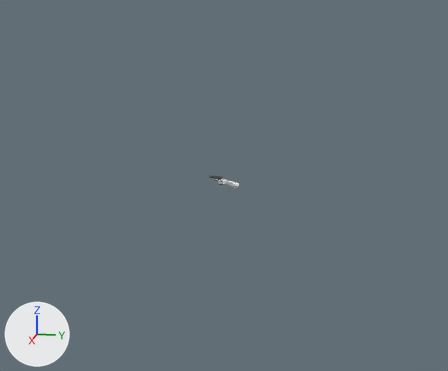
The glTF model gun0.glb as it was, and as the next commit left it.
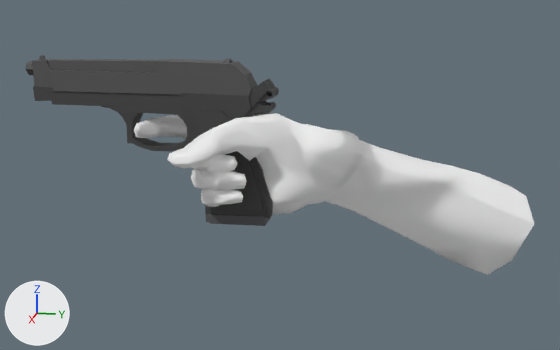
Each version appears first whole from a 50 mm lens placed at (1.778, 0.363, 0.433), pointed at (0.438, 0.094, 0.098), and next in a close-up from a 50 mm lens placed at (0.123, 0.029, 0.029), pointed at (-0.01, 0.003, -0.004). Every picture has the same lights, and +X, +Y and +Z are marked at lower left. Where no turn or scale is listed for an object, it has been applied to the vertices.
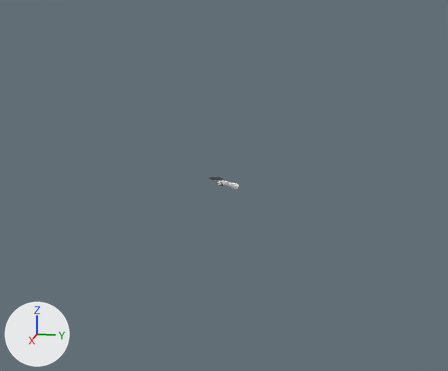
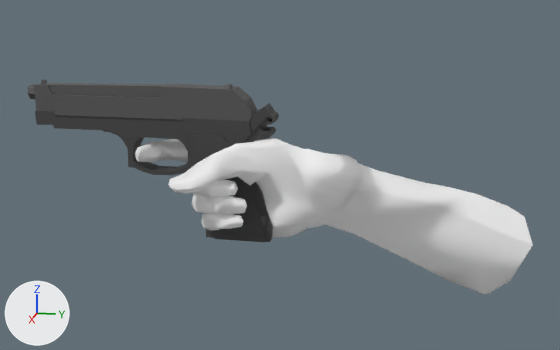
What differs and where, as boxes (x1, y1, x2, y2) in the close-ups (560 x 350 px):
'SMDImport.001', moved
    before: (325, 140, 534, 275)
    after: (324, 163, 533, 294)
'SMDImport.002', moved
    before: (134, 113, 363, 214)
    after: (135, 138, 363, 238)
'Cube.004', moved
    before: (33, 78, 279, 218)
    after: (35, 103, 279, 242)
'Cube.001', moved
    before: (26, 55, 257, 96)
    after: (27, 80, 258, 121)

Patch to the scene script:
```diff
--- a/gun0.glb.py
+++ b/gun0.glb.py
@@ ob_smdimport_001 @@
 ob_smdimport_001 = bpy.data.objects.new('SMDImport.001', me_smdimport_003)
-ob_smdimport_001.location = (0.0211, 0.0404, 0.0365)
+ob_smdimport_001.location = (0.0211, 0.0404, 0.0324)
 ob_smdimport_001.rotation_euler = (-3.142, 0.0, 1.571)  # degrees (-180, 0, 90)
@@ ob_smdimport_002 @@
 ob_smdimport_002 = bpy.data.objects.new('SMDImport.002', me_smdimport_005)
-ob_smdimport_002.location = (0.0211, 0.0404, 0.0365)
+ob_smdimport_002.location = (0.0211, 0.0404, 0.0324)
 ob_smdimport_002.rotation_euler = (-3.142, 0.0, 1.571)  # degrees (-180, 0, 90)
@@ ob_cube_004 @@
 ob_cube_004 = bpy.data.objects.new('Cube.004', me_cube_004)
-ob_cube_004.location = (0.0013, -0.0168, 0.0033)
+ob_cube_004.location = (0.0013, -0.0168, -0.0008)
@@ ob_cube_001 @@
 ob_cube_001 = bpy.data.objects.new('Cube.001', me_cube_001)
-ob_cube_001.location = (0.0013, -0.0168, 0.0033)
+ob_cube_001.location = (0.0013, -0.0168, -0.0008)
```
